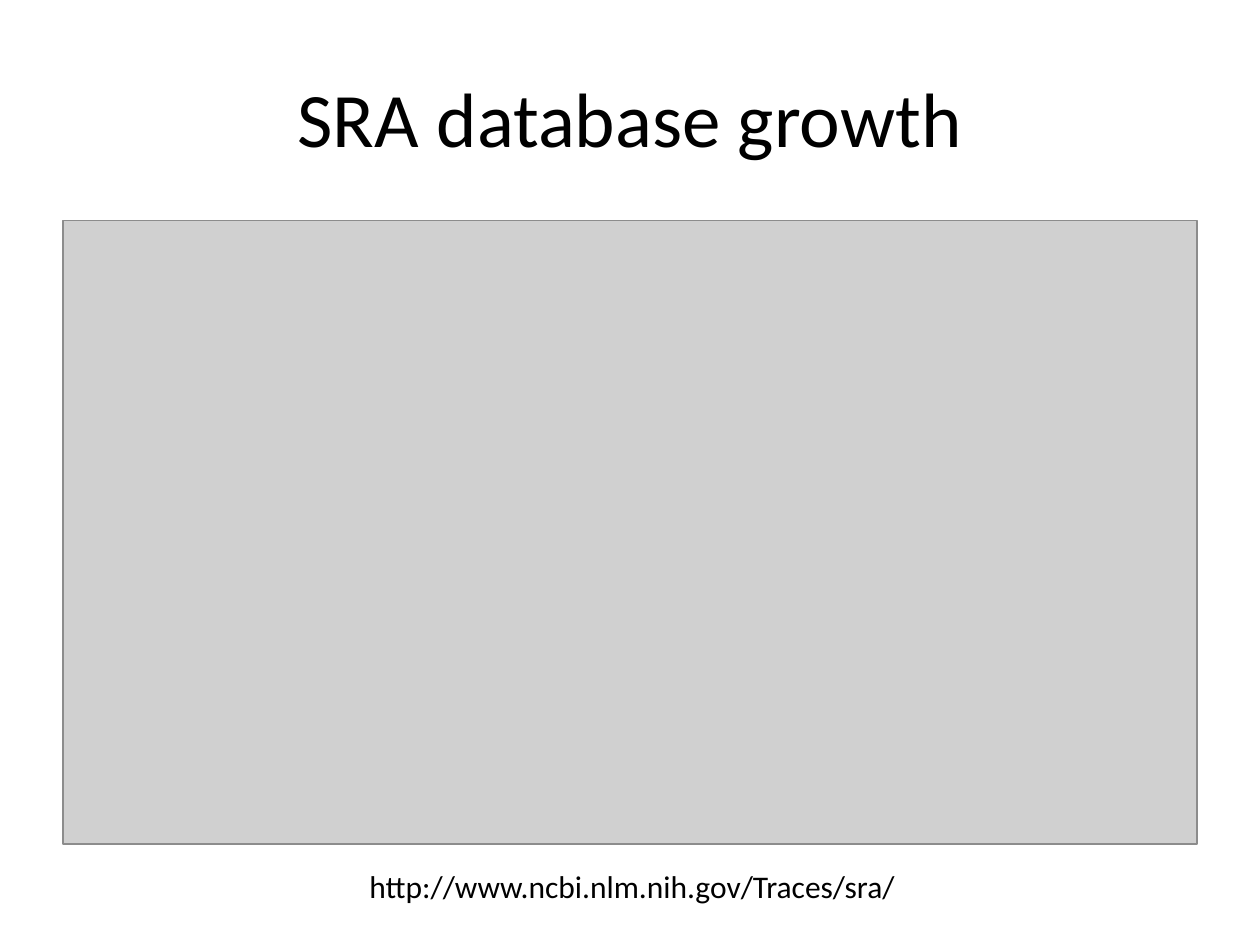
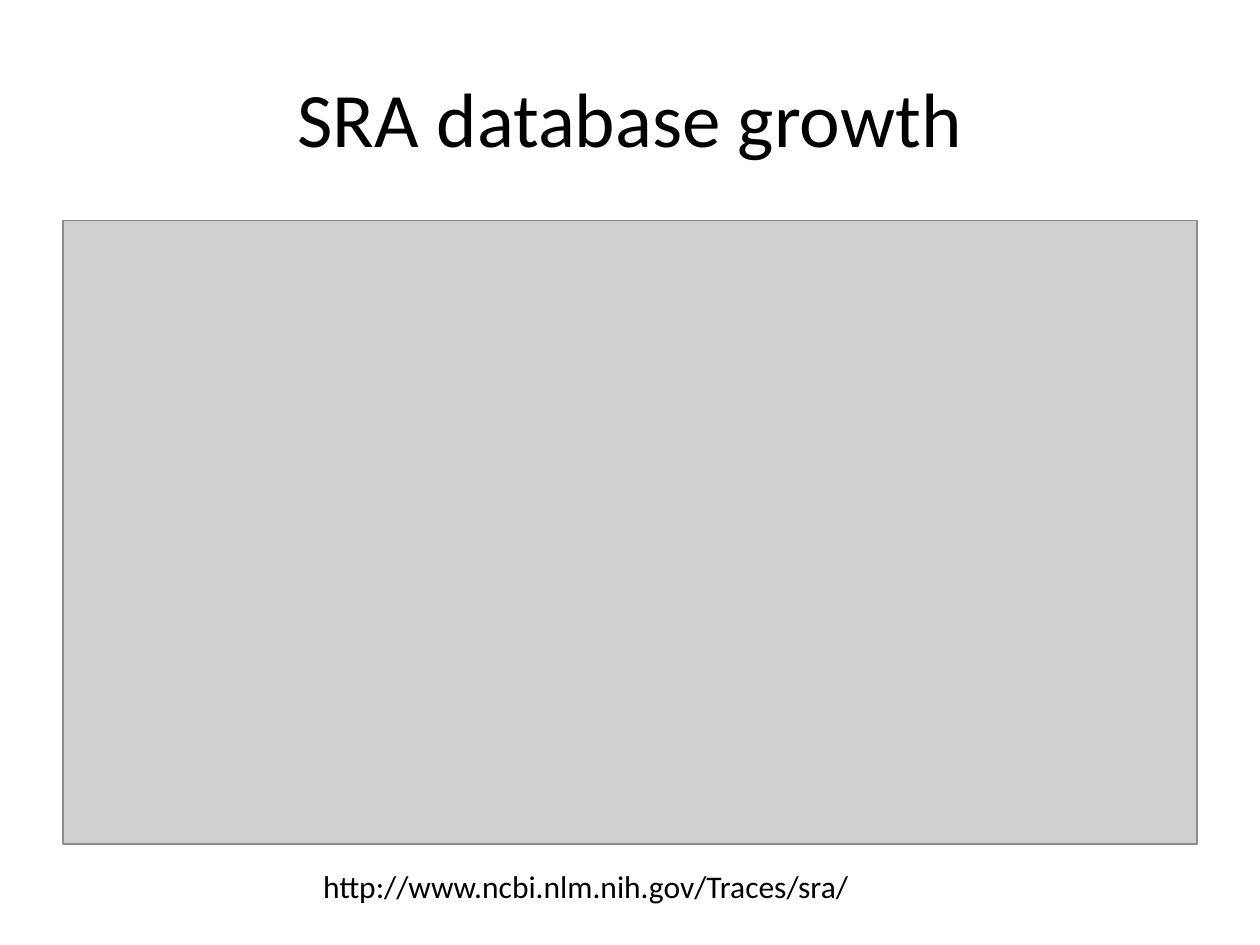
Before and after one commit to naturalis/arangs, a slide deck: slide 3 of doc/slides/day4/session2/DataSharing.pptx. Drawn at 1260x945 pixels with LibreOffice and Linux fonts; fonts in the diff are those of the drawing; grey boxes stand for pictures. Boxes give left, top, right and bottom in pixels: in the first picture for what was removed or moved away, otherwise in the second. Text is boxed around its words. In the diff, an @@ line names an element or a change of style, - is before the commit and + after.

```diff
--- a/doc/slides/day4/session2/DataSharing.pptx
+++ b/doc/slides/day4/session2/DataSharing.pptx
@@ text "http://www.ncbi.nlm.nih.gov/Traces/sra/": place and size @@
-text "http://www.ncbi.nlm.nih.gov/Traces/sra/" at bbox=[369, 876, 894, 904]
+text "http://www.ncbi.nlm.nih.gov/Traces/sra/" at bbox=[323, 876, 848, 904]
```
Also in this commit, not shown: 7 other slides changed, 1 slide added, 1 slide removed, 1 other file.
